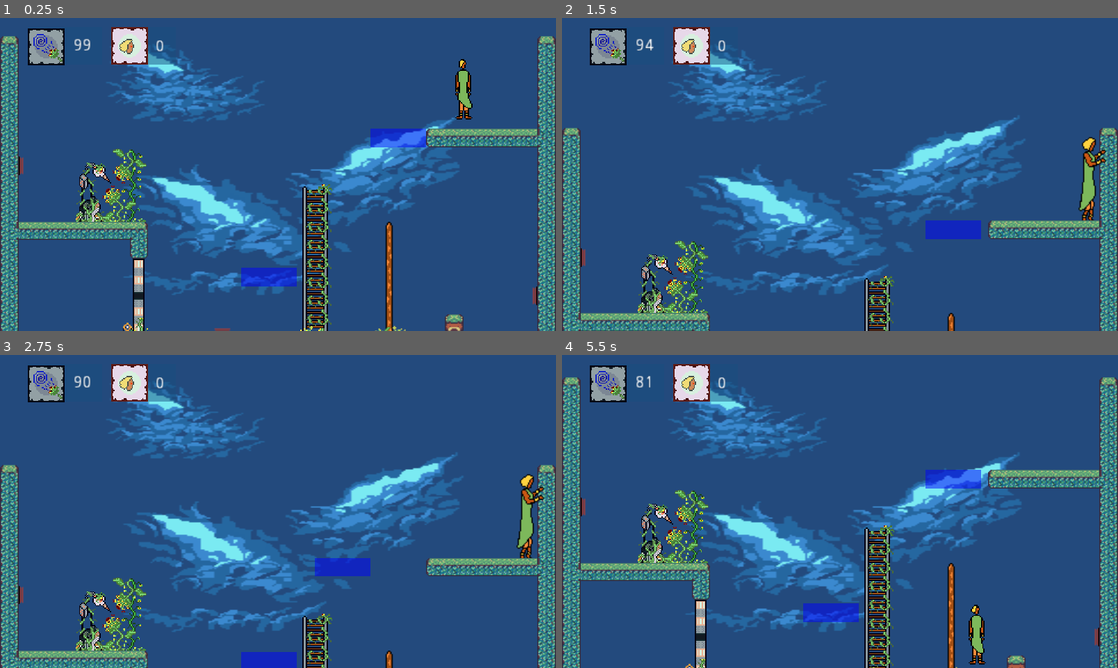
Above: before the commit, frames 1-4 (two rows, left to right).
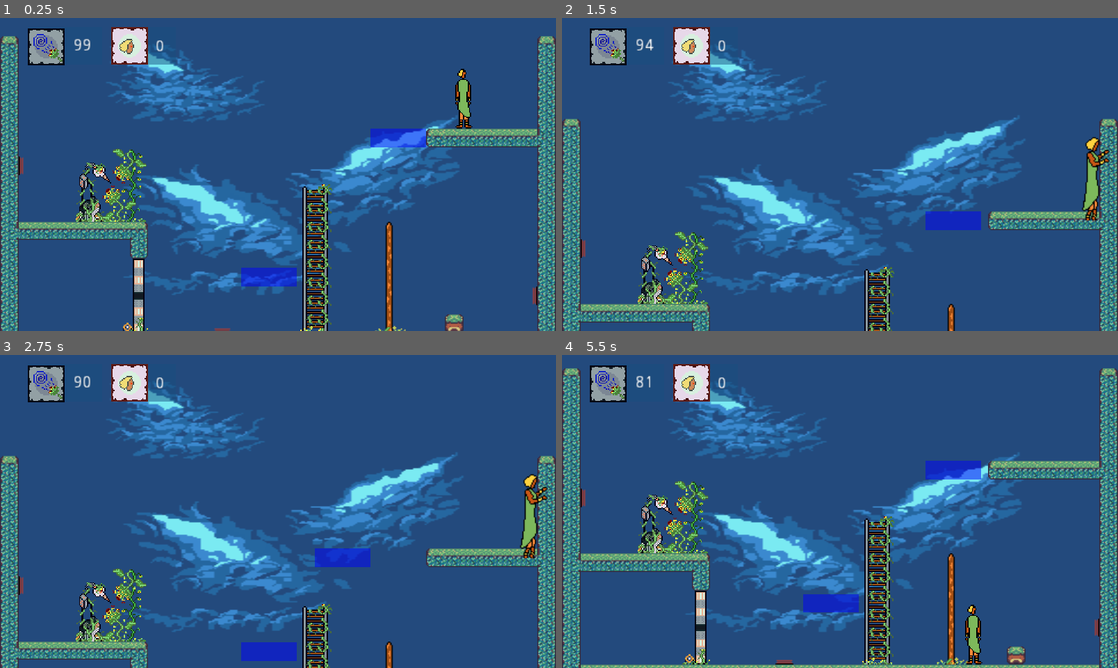
Above: after the commit, the same moments.

Repository: dlbike76/SolarPunk-Jam-2
Game: Godot game, scene res://Source/Levels/Level_Template.tscn
Two runs of this game, one before a commit and one after it. Both use one fixed random seed, a clock stepped at 60 frames per second and the inputs below.
Inputs:
- Up to frame 1 (0.25 s): no input
- Up to frame 2 (1.5 s): hold D (move_right) 0.53-1.28 s; hold Space (action) 0.53-1.28 s; hold S (move_down) from 1.28 s (still down); tap Space (action) at 1.35 s
- Up to frame 3 (2.75 s): release S (move_down) at 2.03 s; hold D (move_right) from 2.03 s (still down); hold Space (action) from 2.03 s (still down)
- Up to frame 4 (5.5 s): release D (move_right) at 2.78 s; release Space (action) at 2.78 s; hold W (move_up) 2.78-3.53 s; tap Space (action) at 2.85, 4.35 s; hold Space (action) 3.53-4.28 s; hold A (move_left) 3.53-5.03 s; hold S (move_down) from 5.03 s (still down); hold Space (action) from 5.03 s (still down)

The runs differ from the first frame. In frame 1, 0.4% of the frame differs, in the area x 81-85%, y 13-36%; in frame 2, 8.0%; in frame 3, 8.4%; in frame 4, 11%, in the area x 0-100%, y 4-100%.

Commit message:
added some player art

Diff:
--- a/Source/Actors/Player.tscn
+++ b/Source/Actors/Player.tscn
@@ -7,7 +7,7 @@
 [ext_resource path="res://Assets/Sprites/collision-Sheet.png" type="Texture" id=5]
 [ext_resource path="res://Assets/Sprites/Climbing-Sheet.png" type="Texture" id=6]
 [ext_resource path="res://Assets/Sprites/Jumping-Sheet.png" type="Texture" id=7]
-[ext_resource path="res://Assets/Sprites/Concentrating-Sheet.png" type="Texture" id=8]
+[ext_resource path="res://Assets/Sprites/Interacting-Sheet.png" type="Texture" id=8]
 [ext_resource path="res://Assets/Sprites/Falling-Sheet.png" type="Texture" id=9]
 
 [sub_resource type="AtlasTexture" id=1]
@@ -106,53 +106,45 @@
 atlas = ExtResource( 1 )
 region = Rect2( 0, 0, 32, 64 )
 
-[sub_resource type="AtlasTexture" id=25]
-atlas = ExtResource( 3 )
-region = Rect2( 128, 0, 32, 80 )
-
-[sub_resource type="AtlasTexture" id=26]
-atlas = ExtResource( 3 )
-region = Rect2( 160, 0, 32, 80 )
-
-[sub_resource type="AtlasTexture" id=27]
-atlas = ExtResource( 3 )
-region = Rect2( 192, 0, 32, 80 )
-
-[sub_resource type="AtlasTexture" id=28]
-atlas = ExtResource( 3 )
-region = Rect2( 224, 0, 32, 80 )
-
-[sub_resource type="AtlasTexture" id=29]
-atlas = ExtResource( 8 )
-region = Rect2( 0, 0, 32, 85 )
-
-[sub_resource type="AtlasTexture" id=30]
-atlas = ExtResource( 8 )
-region = Rect2( 32, 0, 32, 85 )
-
-[sub_resource type="AtlasTexture" id=31]
-atlas = ExtResource( 8 )
-region = Rect2( 64, 0, 32, 85 )
-
-[sub_resource type="AtlasTexture" id=32]
-atlas = ExtResource( 8 )
-region = Rect2( 96, 0, 32, 85 )
+[sub_resource type="AtlasTexture" id=60]
+atlas = ExtResource( 8 )
+region = Rect2( 0, 0, 32, 64 )
+
+[sub_resource type="AtlasTexture" id=61]
+atlas = ExtResource( 8 )
+region = Rect2( 32, 0, 32, 64 )
+
+[sub_resource type="AtlasTexture" id=62]
+atlas = ExtResource( 8 )
+region = Rect2( 64, 0, 32, 64 )
+
+[sub_resource type="AtlasTexture" id=63]
+atlas = ExtResource( 8 )
+region = Rect2( 96, 0, 32, 64 )
+
+[sub_resource type="AtlasTexture" id=64]
+atlas = ExtResource( 8 )
+region = Rect2( 128, 0, 32, 64 )
+
+[sub_resource type="AtlasTexture" id=65]
+atlas = ExtResource( 8 )
+region = Rect2( 160, 0, 32, 64 )
 
 [sub_resource type="AtlasTexture" id=33]
-atlas = ExtResource( 8 )
-region = Rect2( 128, 0, 32, 85 )
+atlas = ExtResource( 3 )
+region = Rect2( 0, 0, 32, 64 )
 
 [sub_resource type="AtlasTexture" id=34]
-atlas = ExtResource( 8 )
-region = Rect2( 160, 0, 32, 85 )
+atlas = ExtResource( 3 )
+region = Rect2( 32, 0, 32, 64 )
 
 [sub_resource type="AtlasTexture" id=35]
-atlas = ExtResource( 8 )
-region = Rect2( 192, 0, 32, 85 )
+atlas = ExtResource( 3 )
+region = Rect2( 64, 0, 32, 64 )
 
 [sub_resource type="AtlasTexture" id=36]
-atlas = ExtResource( 8 )
-region = Rect2( 224, 0, 32, 85 )
+atlas = ExtResource( 3 )
+region = Rect2( 96, 0, 32, 64 )
 
 [sub_resource type="AtlasTexture" id=37]
 atlas = ExtResource( 5 )
@@ -163,140 +155,140 @@
 region = Rect2( 32, 0, 32, 80 )
 
 [sub_resource type="AtlasTexture" id=39]
-atlas = ExtResource( 3 )
-region = Rect2( 96, 0, 32, 80 )
-
-[sub_resource type="AtlasTexture" id=40]
-atlas = ExtResource( 3 )
-region = Rect2( 64, 0, 32, 80 )
-
-[sub_resource type="AtlasTexture" id=41]
-atlas = ExtResource( 3 )
-region = Rect2( 32, 0, 32, 80 )
-
-[sub_resource type="AtlasTexture" id=42]
-atlas = ExtResource( 3 )
-region = Rect2( 0, 0, 32, 80 )
-
-[sub_resource type="AtlasTexture" id=43]
 atlas = ExtResource( 7 )
 region = Rect2( 0, 0, 32, 100 )
 
-[sub_resource type="AtlasTexture" id=44]
+[sub_resource type="AtlasTexture" id=40]
 atlas = ExtResource( 7 )
 region = Rect2( 32, 0, 32, 100 )
 
-[sub_resource type="AtlasTexture" id=45]
+[sub_resource type="AtlasTexture" id=41]
 atlas = ExtResource( 7 )
 region = Rect2( 64, 0, 32, 100 )
 
+[sub_resource type="AtlasTexture" id=42]
+atlas = ExtResource( 6 )
+region = Rect2( 0, 0, 32, 85 )
+
+[sub_resource type="AtlasTexture" id=43]
+atlas = ExtResource( 6 )
+region = Rect2( 32, 0, 32, 85 )
+
+[sub_resource type="AtlasTexture" id=44]
+atlas = ExtResource( 6 )
+region = Rect2( 64, 0, 32, 85 )
+
+[sub_resource type="AtlasTexture" id=45]
+atlas = ExtResource( 9 )
+region = Rect2( 0, 0, 32, 100 )
+
 [sub_resource type="AtlasTexture" id=46]
+atlas = ExtResource( 9 )
+region = Rect2( 32, 0, 32, 100 )
+
+[sub_resource type="AtlasTexture" id=47]
+atlas = ExtResource( 9 )
+region = Rect2( 64, 0, 32, 100 )
+
+[sub_resource type="AtlasTexture" id=48]
+atlas = ExtResource( 9 )
+region = Rect2( 96, 0, 32, 100 )
+
+[sub_resource type="AtlasTexture" id=49]
+atlas = ExtResource( 9 )
+region = Rect2( 128, 0, 32, 100 )
+
+[sub_resource type="AtlasTexture" id=50]
+atlas = ExtResource( 6 )
+region = Rect2( 32, 0, 32, 85 )
+
+[sub_resource type="AtlasTexture" id=51]
 atlas = ExtResource( 5 )
 region = Rect2( 64, 0, 32, 80 )
 
-[sub_resource type="AtlasTexture" id=47]
+[sub_resource type="AtlasTexture" id=52]
 atlas = ExtResource( 5 )
 region = Rect2( 96, 0, 32, 80 )
 
-[sub_resource type="AtlasTexture" id=48]
-atlas = ExtResource( 6 )
-region = Rect2( 0, 0, 32, 85 )
-
-[sub_resource type="AtlasTexture" id=49]
-atlas = ExtResource( 6 )
-region = Rect2( 32, 0, 32, 85 )
-
-[sub_resource type="AtlasTexture" id=50]
-atlas = ExtResource( 6 )
-region = Rect2( 64, 0, 32, 85 )
-
-[sub_resource type="AtlasTexture" id=51]
-atlas = ExtResource( 9 )
-region = Rect2( 0, 0, 32, 100 )
-
-[sub_resource type="AtlasTexture" id=52]
-atlas = ExtResource( 9 )
-region = Rect2( 32, 0, 32, 100 )
-
 [sub_resource type="AtlasTexture" id=53]
 atlas = ExtResource( 9 )
-region = Rect2( 64, 0, 32, 100 )
+region = Rect2( 96, 0, 32, 100 )
 
 [sub_resource type="AtlasTexture" id=54]
 atlas = ExtResource( 9 )
-region = Rect2( 96, 0, 32, 100 )
-
-[sub_resource type="AtlasTexture" id=55]
-atlas = ExtResource( 9 )
 region = Rect2( 128, 0, 32, 100 )
 
 [sub_resource type="AtlasTexture" id=56]
-atlas = ExtResource( 6 )
-region = Rect2( 32, 0, 32, 85 )
+atlas = ExtResource( 3 )
+region = Rect2( 0, 64, 32, 64 )
 
 [sub_resource type="AtlasTexture" id=57]
-atlas = ExtResource( 9 )
-region = Rect2( 96, 0, 32, 100 )
+atlas = ExtResource( 3 )
+region = Rect2( 32, 64, 32, 64 )
 
 [sub_resource type="AtlasTexture" id=58]
-atlas = ExtResource( 9 )
-region = Rect2( 128, 0, 32, 100 )
-
-[sub_resource type="SpriteFrames" id=59]
+atlas = ExtResource( 3 )
+region = Rect2( 64, 64, 32, 64 )
+
+[sub_resource type="AtlasTexture" id=59]
+atlas = ExtResource( 3 )
+region = Rect2( 96, 64, 32, 64 )
+
+[sub_resource type="SpriteFrames" id=55]
 animations = [ {
 "frames": [ SubResource( 1 ), SubResource( 2 ), SubResource( 2 ), SubResource( 2 ), SubResource( 3 ), SubResource( 4 ), …(377 unchanged characters)…
 "loop": true,
 "name": "idle",
 "speed": 5.0
 }, {
-"frames": [ SubResource( 25 ), SubResource( 26 ), SubResource( 27 ), SubResource( 28 ), SubResource( 27 ), SubResource( 26 ) ],
+"frames": [ SubResource( 60 ), SubResource( 61 ), SubResource( 62 ), SubResource( 63 ), SubResource( 64 ), SubResource( 65 ) ],
+"loop": true,
+"name": "power",
+"speed": 10.0
+}, {
+"frames": [ SubResource( 33 ), SubResource( 34 ), SubResource( 35 ), SubResource( 36 ) ],
 "loop": true,
 "name": "walk_left",
-"speed": 8.0
-}, {
-"frames": [ SubResource( 29 ), SubResource( 30 ), SubResource( 31 ), SubResource( 32 ), SubResource( 33 ), SubResource( 34 ), SubResource( 35 ), SubResource( 36 ) ],
-"loop": true,
-"name": "power",
-"speed": 8.0
+"speed": 5.0
 }, {
 "frames": [ SubResource( 37 ), SubResource( 38 ) ],
 "loop": true,
 "name": "collision_left",
 "speed": 3.0
 }, {
-"frames": [ SubResource( 39 ), SubResource( 40 ), SubResource( 41 ), SubResource( 42 ), SubResource( 41 ), SubResource( 40 ) ],
-"loop": true,
-"name": "walk_right",
-"speed": 8.0
-}, {
-"frames": [ SubResource( 43 ), SubResource( 44 ), SubResource( 45 ), SubResource( 44 ) ],
+"frames": [ SubResource( 39 ), SubResource( 40 ), SubResource( 41 ), SubResource( 40 ) ],
 "loop": true,
 "name": "jump",
 "speed": 10.0
 }, {
-"frames": [ SubResource( 46 ), SubResource( 47 ) ],
+"frames": [ SubResource( 42 ), SubResource( 43 ), SubResource( 44 ), SubResource( 43 ) ],
+"loop": true,
+"name": "climb",
+"speed": 6.0
+}, {
+"frames": [ SubResource( 45 ), SubResource( 46 ), SubResource( 47 ), SubResource( 48 ), SubResource( 49 ) ],
+"loop": true,
+"name": "fall_start",
+"speed": 8.0
+}, {
+"frames": [ SubResource( 50 ) ],
+"loop": true,
+"name": "climb_idle",
+"speed": 5.0
+}, {
+"frames": [ SubResource( 51 ), SubResource( 52 ) ],
 "loop": true,
 "name": "collision_right",
 "speed": 3.0
 }, {
-"frames": [ SubResource( 48 ), SubResource( 49 ), SubResource( 50 ), SubResource( 49 ) ],
-"loop": true,
-"name": "climb",
-"speed": 6.0
-}, {
-"frames": [ SubResource( 51 ), SubResource( 52 ), SubResource( 53 ), SubResource( 54 ), SubResource( 55 ) ],
-"loop": true,
-"name": "fall_start",
-"speed": 8.0
-}, {
-"frames": [ SubResource( 56 ) ],
-"loop": true,
-"name": "climb_idle",
-"speed": 5.0
-}, {
-"frames": [ SubResource( 57 ), SubResource( 58 ) ],
+"frames": [ SubResource( 53 ), SubResource( 54 ) ],
 "loop": true,
 "name": "fall",
+"speed": 5.0
+}, {
+"frames": [ SubResource( 56 ), SubResource( 57 ), SubResource( 58 ), SubResource( 59 ) ],
+"loop": true,
+"name": "walk_right",
 "speed": 5.0
 } ]
 
@@ -304,14 +296,13 @@
 script = ExtResource( 2 )
 
 [node name="AnimatedSprite" type="AnimatedSprite" parent="."]
-frames = SubResource( 59 )
-animation = "idle"
-frame = 5
+frames = SubResource( 55 )
+animation = "power"
 playing = true
 
 [node name="Hitbox" parent="." instance=ExtResource( 4 )]
 visible = false
-x = -8
-y = -32
-width = 18
-height = 72
+x = -7
+y = -18
+width = 14
+height = 50
Binary file added: Assets/Sprites/Interacting-Sheet.png
Not shown, changed: Assets/Sprites/Interacting-Sheet.png.import
Binary file changed: Assets/Sprites/walking-Sheet.png
Not shown: 1 places in Source/Actors/Player.tscn that only renumber resources
